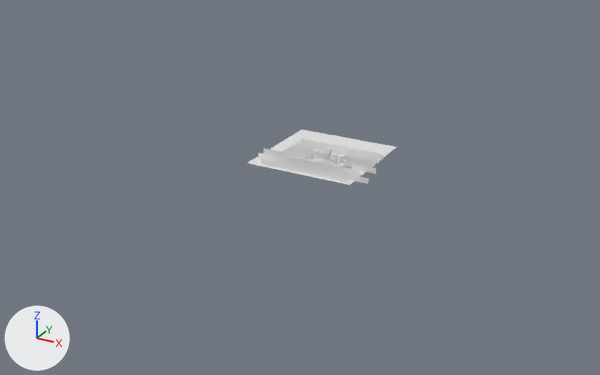
What one commit did to the FBX model unity/Assets/3d_models/уровень_элеватор.fbx.
The view is the same before and after, from a camera (50 mm lens) standing at (1272.0, -2395.0, 1096.0) and looking at (-46.0, 2.0, -103.0). The axes (+X, +Y, +Z) are drawn at lower left. The lights are the same throughout. Where no turn or scale is listed for an object, it has been applied to the vertices. Vertices at the same position are counted once.

The scene before the commit, as lines of its bpy script (objects in view):
```python
me_grid = bpy.data.meshes.new('Grid')
me_grid.from_pydata(...)  # 255 vertices, 209 faces; spans x -200.0..200.0, y -200.0..200.0, z -3.0..3.0
me_grid.materials.append(mat_общий_материал)  # white #e7e7e7
me_plane_001 = bpy.data.meshes.new('Plane.001')
me_plane_001.from_pydata(...)  # 64 vertices, 16 faces; spans x -166.0..282.0, y -134.0..112.0, z 0.0..20.0
me_plane_001.materials.append(mat_ближние_деревья_001)  # white #e7e7e7
ob_деревья_фон = bpy.data.objects.new('деревья_фон', me_plane_001)
ob_деревья_фон.location = (-31.0, 42.0, 0.0)
ob_земля = bpy.data.objects.new('земля', me_grid)
ob_земля.location = (0.0, 94.0, 0.0)
```
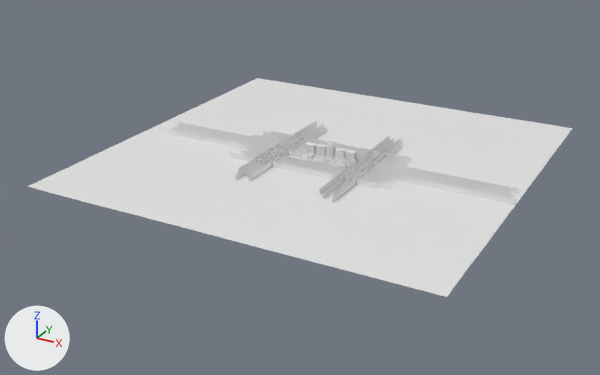
Where the newer file only moved an object's origin or applied its transform, the numbers keep the older frame.

Where the change shows, as pixel boxes (x1, y1, x2, y2) in the pictures (600 x 375 px):
'земля', reshaped (267% wider, 286% taller)
    before: (248, 129, 396, 185)
    after: (27, 78, 573, 297)
'деревья_фон', reshaped (187% wider, 85% taller)
    before: (258, 139, 383, 184)
    after: (158, 120, 519, 204)
part 2 of me_plane_001, rebuilt (70% wider, 54% taller)
    before: (261, 159, 347, 182)
    after: (229, 152, 376, 188)
part 3 of me_plane_001, rebuilt (70% wider, 50% taller)
    before: (274, 153, 360, 176)
    after: (249, 149, 396, 184)
part 4 of me_plane_001, rebuilt (66% wider, 41% taller)
    before: (295, 142, 379, 163)
    after: (253, 134, 393, 164)
part 5 of me_plane_001, rebuilt (72% wider, 62% taller)
    before: (258, 153, 343, 173)
    after: (240, 149, 387, 182)
part 6 of me_plane_001, rebuilt
    before: (301, 139, 383, 160)
    after: (263, 132, 403, 161)
part 7 of me_plane_001, rebuilt (67% wider, 48% taller)
    before: (281, 160, 369, 184)
    after: (244, 153, 392, 189)
part 8 of me_plane_001, deleted
    before: (263, 147, 376, 174)
part 9 of me_plane_001, built on
    before: (291, 145, 375, 167)
    after: (158, 120, 519, 204)

The change in detail:
me_plane_001 is used by ob_деревья_фон; location (-31.0, 42.0, 0.0).
me_plane_001 had 64 vertices, 16 faces and spanned x -166.0..282.0, y -134.0..112.0, z 0.0..20.0.
me_plane_001 now has 96 vertices, 24 faces and spans x -642.0..751.0, y -305.0..324.0, z 0.0..20.0.
me_plane_001 part 2: the loose piece of 4 vertices spanning x -119.0..215.0, y -134.0, z 0.0..20.0 is rebuilt with 4 vertices and now spans x -250.0..320.0, y -134.0, z 0.0..20.0.
me_plane_001 part 3: the loose piece of 4 vertices spanning x -106.0..228.0, y -67.0, z 0.0..20.0 is rebuilt with 4 vertices and now spans x -211.0..360.0, y -68.0, z 0.0..20.0.
me_plane_001 part 4: the loose piece of 4 vertices spanning x -96.0..238.0, y 70.0, z 0.0..20.0 is rebuilt with 4 vertices and now spans x -276.0..294.0, y 66.0, z 0.0..20.0.
me_plane_001 part 5: the loose piece of 4 vertices spanning x -158.0..177.0, y -88.0, z 0.0..20.0 is rebuilt with 4 vertices and now spans x -231.0..340.0, y -91.0, z 0.0..20.0.
me_plane_001 part 6: the loose piece of 4 vertices spanning x -96.0..238.0, y 112.0, z 0.0..20.0 is rebuilt with 4 vertices and now spans x -257.0..314.0, y 108.0, z 0.0..20.0.
me_plane_001 part 7: the loose piece of 4 vertices spanning x -52.0..282.0, y -111.0, z 0.0..20.0 is rebuilt with 4 vertices and now spans x -203.0..368.0, y -114.0, z 0.0..20.0.
me_plane_001 part 8: 9 loose pieces with 36 vertices, spanning x -166.0..269.0, y -52.0..24.0, z 0.0..20.0, are deleted.
me_plane_001 part 9: 4 vertices removed from x -96.0..238.0, y 38.0, z 0.0..20.0; 72 vertices added at x -642.0..751.0, y -305.0..324.0, z 0.0..20.0.
me_grid is used by ob_земля; location (0.0, 94.0, 0.0).
me_grid had 255 vertices, 209 faces and spanned x -200.0..200.0, y -200.0..200.0, z -3.0..3.0.
me_grid now has 255 vertices, 209 faces and spans x -723.0..724.0, y -724.0..724.0, z -3.0..3.0.
me_grid part 1: 38 of 255 vertices moved; they spanned x -200.0..200.0, y -200.0..200.0, z 0.0..2.0 and now span x -723.0..724.0, y -724.0..724.0, z 0.0; mean shift (0.0, 0.0, 0.0); largest move (200.0, 200.0, 0.0) -> (723.0, 723.0, 0.0).
